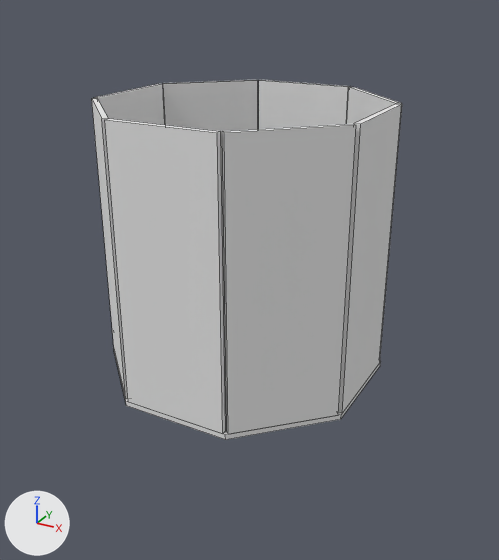
What one commit did to the Blender file aquarium/octagon.blend.
Both versions are drawn from a 50 mm camera at (297.0, -530.0, 222.0) aimed at (12.0, -11.0, -37.0). Arrows for +X, +Y and +Z are at lower left; the lights stay in place. Mesh edges are drawn as thin lines.
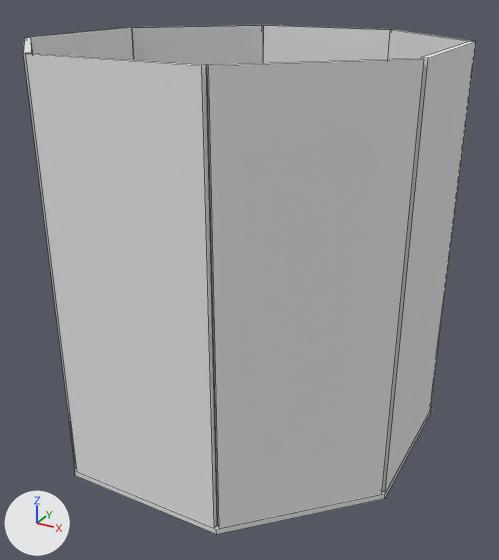
Commit message: Aquarium octagon changed size 249 to 349

Diff of the bpy script that builds the scene:
```diff
--- a/aquarium/octagon.blend.py
+++ b/aquarium/octagon.blend.py
@@ me_cylinder @@
+me_cylinder.from_pydata(...)  # an 8-sided cylinder along z spanning x -189.0..189.0, y -189.0..189.0, z -2.0..2.0
@@ ob_cube_007 @@
 ob_cube_007 = bpy.data.objects.new('Cube.007', me_cube_013)
-ob_cube_007.location = (0.0, 122.0, 0.0)
+ob_cube_007.location = (0.0, 172.0, 0.0)
 ob_cube_007.rotation_euler = (0.0, 0.0, 3.142)  # degrees (0, 0, 180)
-ob_cube_007.scale = (49.0, 2.5, 124.0)
+ob_cube_007.scale = (70.0, 2.5, 174.0)
@@ ob_cube_006 @@
 ob_cube_006 = bpy.data.objects.new('Cube.006', me_cube_012)
-ob_cube_006.location = (0.0, -122.0, 0.0)
+ob_cube_006.location = (0.0, -172.0, 0.0)
 ob_cube_006.rotation_euler = (0.0, 0.0, 3.142)  # degrees (0, 0, 180)
-ob_cube_006.scale = (49.0, 2.5, 124.0)
+ob_cube_006.scale = (70.0, 2.5, 174.0)
@@ ob_cube_005 @@
 ob_cube_005 = bpy.data.objects.new('Cube.005', me_cube_011)
-ob_cube_005.location = (86.3, -86.3, 0.0)
+ob_cube_005.location = (121.6, -121.6, 0.0)
 ob_cube_005.rotation_euler = (0.0, 0.0, 3.927)  # degrees (0, 0, 225)
-ob_cube_005.scale = (49.0, 2.5, 124.0)
+ob_cube_005.scale = (70.0, 2.5, 174.0)
@@ ob_cube_004 @@
 ob_cube_004 = bpy.data.objects.new('Cube.004', me_cube_010)
-ob_cube_004.location = (-86.3, 86.3, 0.0)
+ob_cube_004.location = (-121.6, 121.6, 0.0)
 ob_cube_004.rotation_euler = (0.0, 0.0, 3.927)  # degrees (0, 0, 225)
-ob_cube_004.scale = (49.0, 2.5, 124.0)
+ob_cube_004.scale = (70.0, 2.5, 174.0)
@@ ob_cube_001 @@
 ob_cube_001 = bpy.data.objects.new('Cube.001', me_cube_009)
-ob_cube_001.location = (86.3, 86.3, 0.0)
+ob_cube_001.location = (121.6, 121.6, 0.0)
 ob_cube_001.rotation_euler = (0.0, 0.0, 2.356)  # degrees (0, 0, 135)
-ob_cube_001.scale = (49.0, 2.5, 124.0)
+ob_cube_001.scale = (70.0, 2.5, 174.0)
@@ ob_cube_000 @@
 ob_cube_000 = bpy.data.objects.new('Cube.000', me_cube_008)
-ob_cube_000.location = (-86.3, -86.3, 0.0)
+ob_cube_000.location = (-121.6, -121.6, 0.0)
 ob_cube_000.rotation_euler = (0.0, 0.0, 2.356)  # degrees (0, 0, 135)
-ob_cube_000.scale = (49.0, 2.5, 124.0)
+ob_cube_000.scale = (70.0, 2.5, 174.0)
@@ ob_cube_003 @@
 ob_cube_003 = bpy.data.objects.new('Cube.003', me_cube_003)
-ob_cube_003.location = (-122.0, 0.0, 0.0)
+ob_cube_003.location = (-172.0, 0.0, 0.0)
 ob_cube_003.rotation_euler = (0.0, 0.0, 1.571)  # degrees (0, 0, 90)
-ob_cube_003.scale = (49.0, 2.5, 124.0)
+ob_cube_003.scale = (70.0, 2.5, 174.0)
@@ ob_cube_002 @@
 ob_cube_002 = bpy.data.objects.new('Cube.002', me_cube_002)
-ob_cube_002.location = (122.0, 0.0, 0.0)
+ob_cube_002.location = (172.0, 0.0, 0.0)
 ob_cube_002.rotation_euler = (0.0, 0.0, 1.571)  # degrees (0, 0, 90)
-ob_cube_002.scale = (49.0, 2.5, 124.0)
+ob_cube_002.scale = (70.0, 2.5, 174.0)
@@ ob_cylinder @@
-ob_cylinder = bpy.data.objects.new('Cylinder', me_cylinder_003)
-ob_cylinder.location = (0.0, 0.0, -127.0)
-ob_cylinder.rotation_euler = (0.0, 0.0, 0.393)  # degrees (0, 0, 23)
-ob_cylinder.scale = (1.0, 1.0, 0.0402)
@@ ob_cylinder_001 @@
+ob_cylinder_001 = bpy.data.objects.new('Cylinder.001', me_cylinder)
+ob_cylinder_001.location = (0.0, 0.0, -177.0)
+ob_cylinder_001.rotation_euler = (0.0, 0.0, 0.393)  # degrees (0, 0, 23)
```

Location of each change, (x1, y1, x2, y2) in pixels of the pictures (499 x 560 px):
'Cube.005', moved, rescaled (61% wider, 51% taller)
    before: (222, 124, 356, 434)
    after: (207, 58, 424, 528)
'Cube.006', moved, rescaled (57% wider, 51% taller)
    before: (105, 119, 226, 434)
    after: (26, 53, 217, 528)
'Cube.002', moved, rescaled (48% wider, 46% taller)
    before: (339, 104, 402, 413)
    after: (382, 41, 476, 492)
'Cube.004', moved, rescaled (38% wider, 32% taller)
    before: (163, 80, 258, 303)
    after: (132, 25, 263, 320)
'Cube.007', moved, rescaled
    before: (259, 80, 350, 129)
    after: (263, 25, 392, 63)
'Cube.003', moved, rescaled
    before: (94, 84, 165, 125)
    after: (31, 28, 134, 60)
'Cube.000', moved, rescaled (49% wider, 43% taller)
    before: (92, 98, 128, 399)
    after: (23, 37, 77, 469)
'Cube.001', moved, rescaled
    before: (347, 87, 402, 124)
    after: (388, 30, 475, 59)
'Cylinder.001', added
    after: (73, 339, 432, 534)
'Cylinder', deleted
    before: (114, 303, 381, 440)
